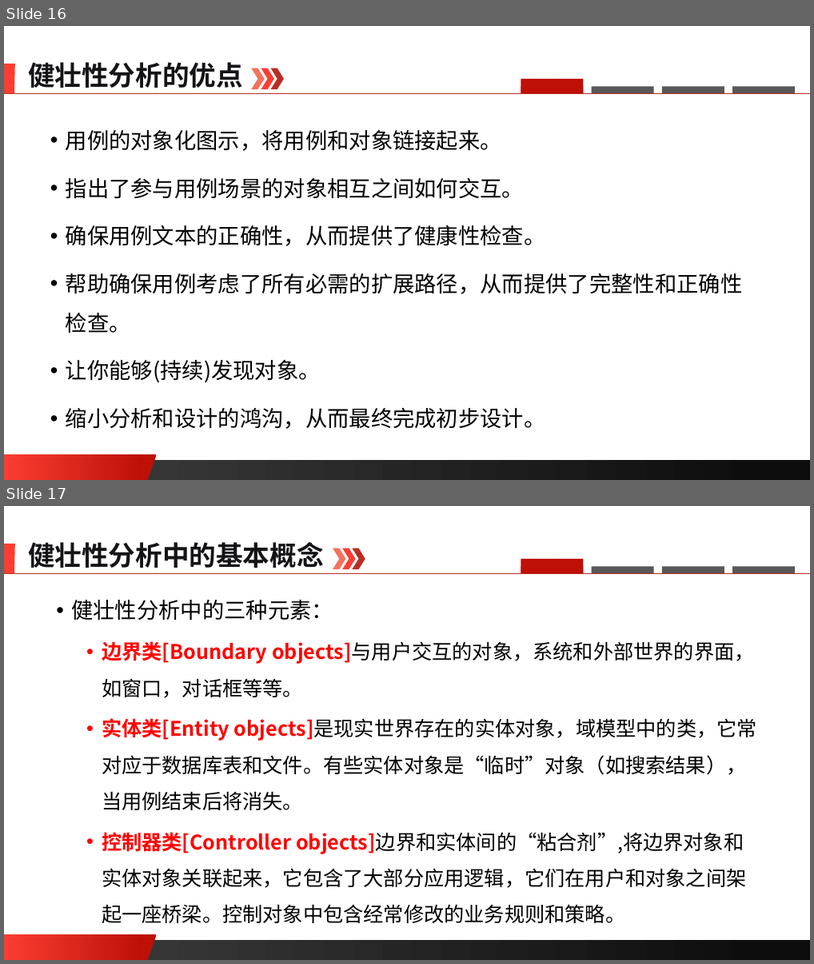
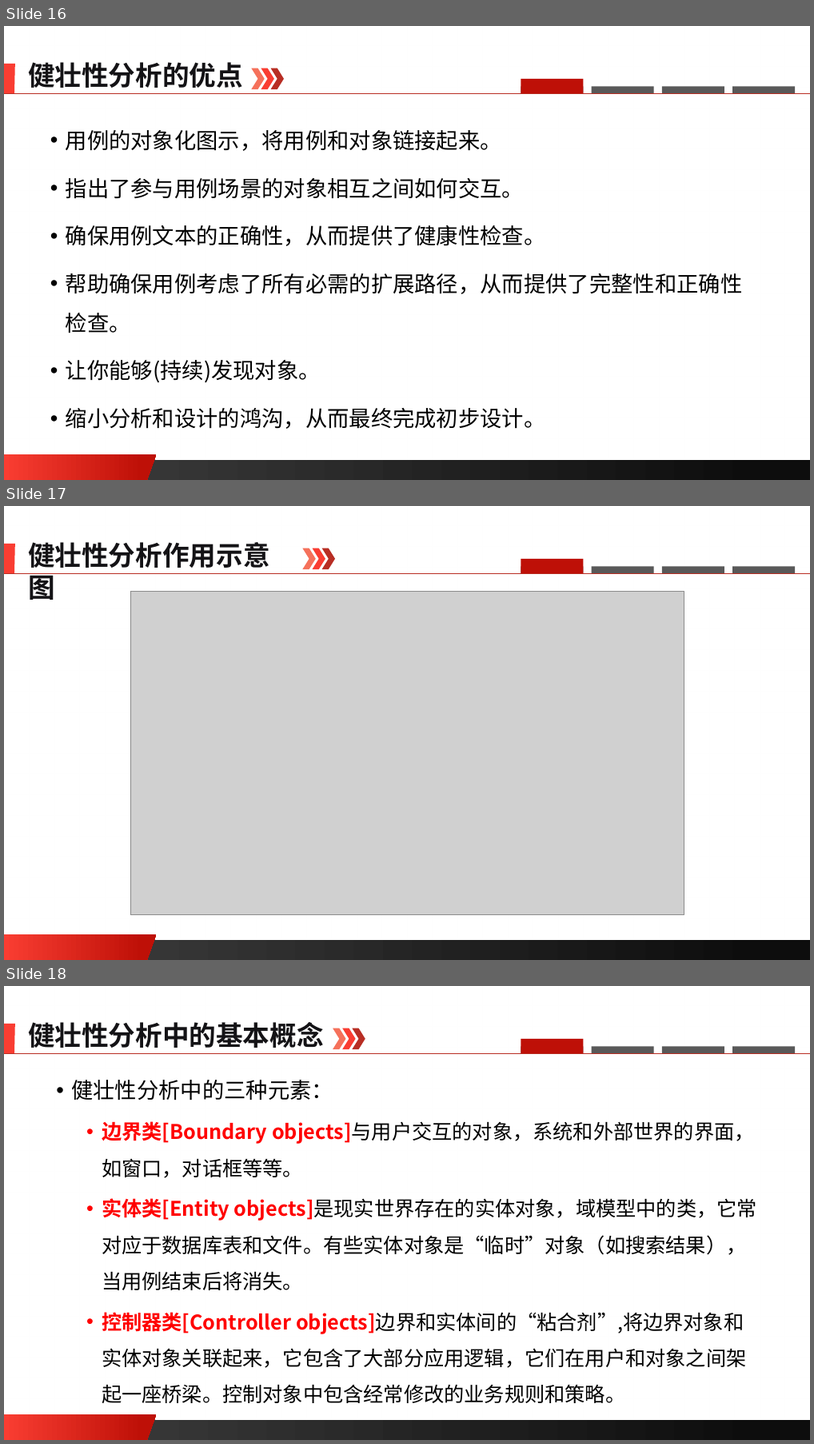
Before and after one commit to edu2act/course-software-process, a slide deck: materials/slides/ch05.pptx. Shown one above the other, each under a label of ours: slides 16 and 17 before the commit, slides 16, 17 and 18 after it. The pictures are 814x964 and 814x1444 pixels, drawn with LibreOffice and Linux fonts; fonts in the diff are those of the drawing; grey boxes stand for pictures; background and template pictures are left out. Boxes give left, top, right and bottom in pixels: in the first picture for what was removed or moved away, otherwise in the second. Text is boxed around its words. In the diff, an @@ line names an element or a change of style, - is before the commit and + after.

Commit message:
调整 05 PPT

```diff
--- a/materials/slides/ch05.pptx
+++ b/materials/slides/ch05.pptx
@@ slide 17 added at bbox=[4, 506, 810, 960], background picture (left out); not listed: 4 template elements that a slide beside it also shows @@
@@ text added at bbox=[28, 542, 270, 568], 32 pt, text #141316, bold @@
+健壮性分析作用示意图
@@ chevron added at bbox=[303, 548, 316, 569], fill #F5715B @@
@@ chevron added at bbox=[313, 548, 326, 569], fill #F93D32 @@
@@ chevron added at bbox=[322, 548, 335, 569], fill #B82E24 @@
@@ line added from (4, 573) to (810, 573), #B82E24 0.5 pt @@
@@ rectangle added at bbox=[522, 567, 583, 573], fill #595959 @@
@@ rectangle added at bbox=[522, 559, 583, 573], fill #BE1007 @@
@@ rectangle added at bbox=[592, 567, 654, 573], fill #595959 @@
@@ rectangle added at bbox=[662, 567, 725, 573], fill #595959 @@
@@ rectangle added at bbox=[733, 567, 795, 573], fill #595959 @@
@@ picture added at bbox=[130, 591, 684, 914] @@
@@ what was slide 17 is now slide 18 @@
```
